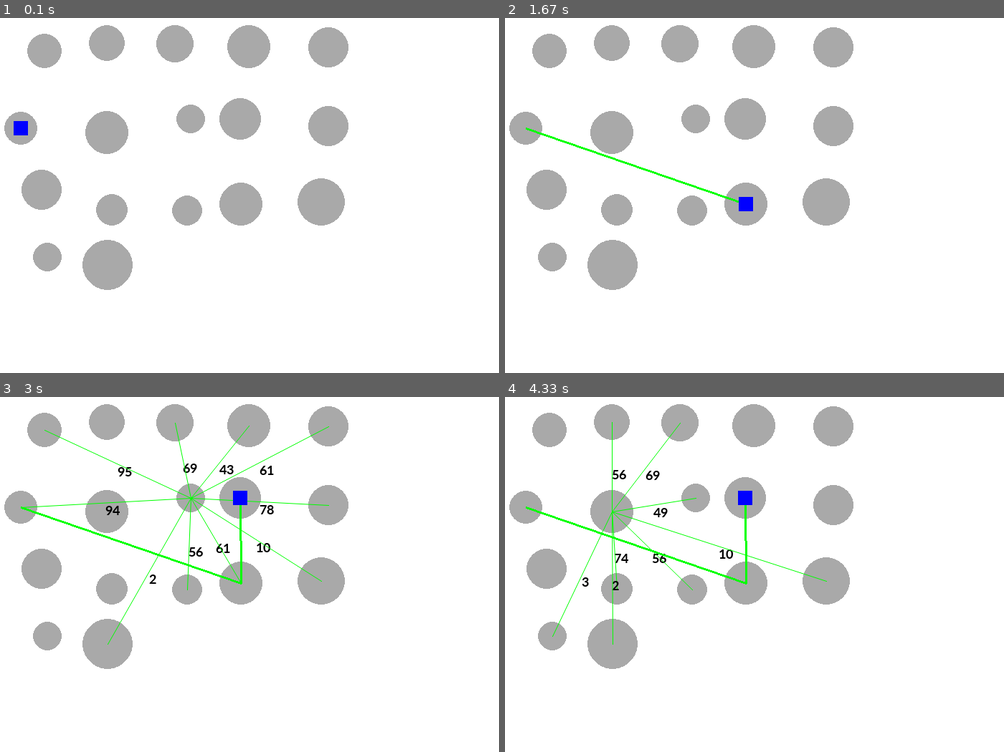
Above: before the commit, frames 1-4 (two rows, left to right).
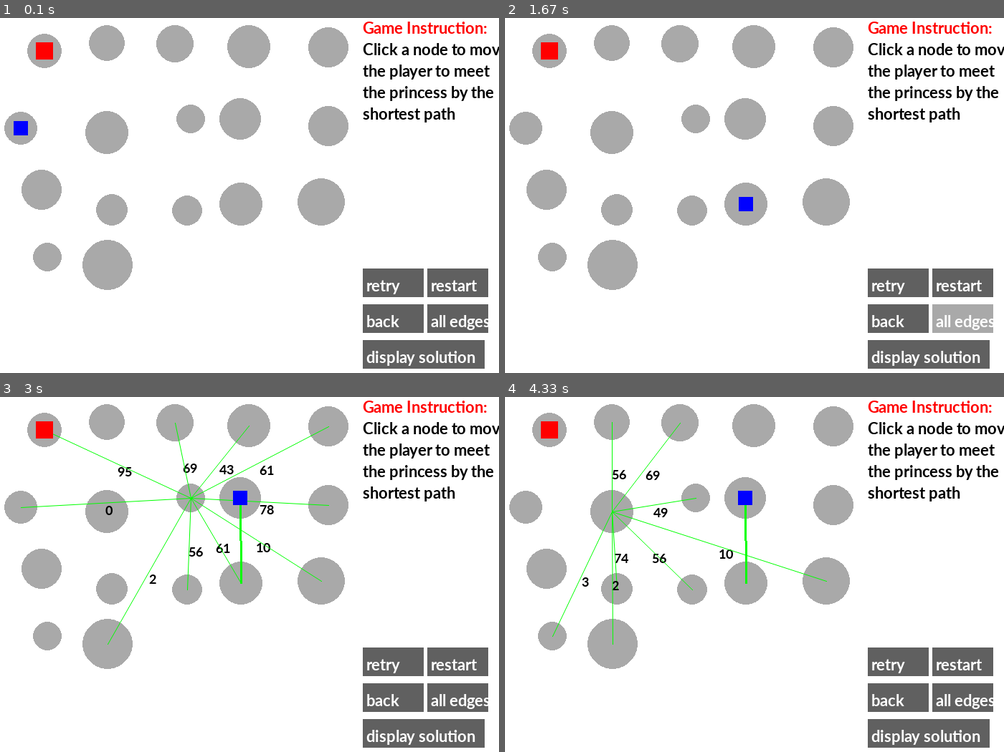
Above: after the commit, the same moments.

Repository: Vincent-lau/pygame_project
Game: pygame game, started from edu_game.py
Same seed, same stepped clock (60 frames per second), same inputs: the game is played once before the commit and once after it.
Inputs (mouse positions are in pixels of both pictures, inside the frame that each line leads up to):
- Up to frame 1 (0.1 s): no input
- Up to frame 2 (1.67 s): click (899, 284) at 0.38 s, where only the run after the commit has a clickable "retry"; click (754, 220) at 0.72 s; click (599, 142) at 1.05 s; click (934, 323) at 1.38 s
- Up to frame 3 (3 s): click (259, 457) at 1.72 s; click (109, 645) at 2.05 s; click (229, 514) at 2.38 s; click (174, 503) at 2.72 s
- Up to frame 4 (4.33 s): click (884, 546) at 3.05 s; click (834, 503) at 3.38 s; click (859, 514) at 3.72 s; click (604, 507) at 4.05 s

The runs differ from the first frame. In frame 1, 7.3% of the frame differs, in the area x 7-100%, y 1-99%; in frame 2, 7.6%; in frame 3, 7.6%, in the area x 4-100%, y 1-99%; in frame 4, 7.6%.

Commit message:
Dijkstra's

Diff:
--- a/edu_game.py
+++ b/edu_game.py
@@ -2,6 +2,7 @@
 import random
 import copy
 import math
+import queue
 
 
 BLACK = (0, 0, 0)
@@ -25,7 +26,8 @@
         super().__init__()
         self.image=pg.Surface(size)
         self.oriPos=pos
-        self.rect=self.image.get_rect(topleft=pos)
+        self.rect=self.image.get_rect(topleft=[pos[0]-size[0]/2,pos[1]-size[1]/2])
+        # pos parameter will be the centre of the shape
         self.image.fill(color)
         self.oriCor=copy.deepcopy(cor) # any oriCor must use deepcopy
         self.cor=cor    # cor[0] is the row number and cor[1] is the column number
@@ -110,9 +112,7 @@
 class Level(object):
     def __init__(self):
         self.solution=-1
-        self.retryButton=Button([500+10,400+10],[70,40],GREY,"retry")
-        self.restartButton=Button([600+10,400+10],[70,40],GREY,"restart")
-        self.solutionButton=Button([500+10,450+10],[170,30],GREY,"display solution")
+
 
     def initialise(self):
         pass
@@ -144,6 +144,9 @@
 
     def __init__(self):
         super().__init__()
+        self.retryButton = Button([screenSize[1] + 10, 400 + 10], [70, 40], GREY, "retry")
+        self.restartButton = Button([600 + 10, 400 + 10], [70, 40], GREY, "restart")
+        self.solutionButton = Button([500 + 10, 450 + 10], [170, 30], GREY, "display solution")
         self.myPlayer=Player1([0,0],[0,0],[0,0],BLACK)
         self.solution_list=[]   # records each step taken in the optimum solution
 
@@ -188,13 +191,12 @@
                 elif Level1.maze[i][j] == 2:
                     size = [sideLength * 0.4,
                             sideLength * 0.4]  # the size of the player will make up two fifths of a tile
-                    self.myPlayer = Player1((t.get_centre()[0] - size[0] /2,  + t.get_centre()[1] - size[1]/2), [i, j],
-                                      size, BLUE)  # player is centred
+                    self.myPlayer = Player1(t.get_centre(), [i, j],size, BLUE)  # player is centred
                     all_sprites_group.add(self.myPlayer)
 
                 elif Level1.maze[i][j] == 3:
                     size = [sideLength * 0.4, sideLength * 0.4]
-                    princess = NPC((t.get_centre()[0] - size[0] /2,  + t.get_centre()[1] - size[1]/2), [i,j],size,RED)
+                    princess = NPC(t.get_centre(), [i,j],size,RED)
                     all_sprites_group.add(princess)
                     Level1.princessCor = [i, j]
 
@@ -293,6 +295,7 @@
             self.visualise_solution()
 
     def update(self):
+        all_sprites_group.draw(screen)
         self.draw_tiles()
         self.retry()
         self.restart()
@@ -301,6 +304,7 @@
         self.restartButton.update()
         self.solutionButton.update()
         self.display_information()
+
 
 
 class NPC(Character):
@@ -381,6 +385,9 @@
     def get_weight(self):
         return self.weight
 
+    def __lt__(self,other):
+        return self.weight<other.weight
+
 
 class Player2(Character):
     def __init__(self,pos,cor,size,color):
@@ -423,10 +430,22 @@
     graph=[]    # graph is adjacency list where each element is [nodeNum,weight]
     node_list=[]
     visited_node=[]
+    princessCor=0
 
     def __init__(self):
         super().__init__()
         self.myPlayer=Player2([0,0],0,[0,0],BLUE)
+        self.button_list=[]
+        self.retryButton=Button([screenSize[1]+10,350],[85,40],GREY,"retry")
+        self.button_list.append(self.retryButton)
+        self.restartButton=Button([screenSize[1]+100,350],[85,40],GREY,"restart")
+        self.button_list.append(self.restartButton)
+        self.backButton=Button([screenSize[1]+10,400],[85,40],GREY,"back")
+        self.button_list.append(self.backButton)
+        self.allEdgesButton=Button([screenSize[1]+100,400],[85,40],GREY,"all edges")
+        self.button_list.append(self.allEdgesButton)
+        self.solutionButton=Button([screenSize[1]+10,450],[170,40],GREY,"display solution")
+        self.button_list.append(self.solutionButton)
 
     def initialise(self):
         Level2.nNodeNum=random.randrange(3,30)
@@ -470,10 +489,19 @@
                 Level2.graph[i].append(node)
 
         # initialise the player
-        n=Level2.node_list[random.randrange(0, Level2.nNodeNum)]
-        self.myPlayer=Player2([n.get_centre()[0]-minR/2,n.get_centre()[1]-minR/2],n.num,[minR,minR],BLUE)
-        Level2.visited_node.append(n)
+        n1=Level2.node_list[random.randrange(0, Level2.nNodeNum)]
+        self.myPlayer=Player2(n1.get_centre(),n1.num,[minR,minR],BLUE)
+        Level2.visited_node.append(n1)
         all_sprites_group.add(self.myPlayer)
+        while True:
+            n2=Level2.node_list[random.randrange(0,Level2.nNodeNum)]
+            if n2.num!=n1.num:
+                princess=NPC(n2.get_centre(),n2.num,[n2.get_size(),n2.get_size()],RED)
+                all_sprites_group.add(princess)
+                Level2.princessCor=n2.num
+                break
+
+
 
     @staticmethod
     def draw_nodes():
@@ -515,23 +543,68 @@
             screen.blit(font.render(str(n2.weight),True,BLACK),[(p1[0]+p2[0])/2,(p1[1]+p2[1])/2])
             pg.draw.aaline(screen, GREEN, p1,p2)
 
-    def get_solution(self):  # find the optimum solution of a problem
-        pass
+    def get_solution(self,):  # find the optimum solution of a problem
+        visited=[0]*Level2.nNodeNum
+        pq=queue.PriorityQueue()
+        nd=Level2.node_list[self.myPlayer.get_cor()]
+        nd.set_weight(0)
+        pq.put(nd)
+        while not pq.empty():
+            nd=pq.get()
+            print(nd.num,nd.weight)
+            if visited[nd.num]:
+                continue
+            if nd.num == Level2.princessCor:
+                self.solution=nd.weight
+                break
+            visited[nd.num]=1
+            for n in Level2.graph[nd.num]:
+                if visited[n.num]:
+                    continue
+                newNode=copy.deepcopy(n)
+                newNode.set_weight(nd.weight+n.weight)
+                pq.put(newNode)
+        print("solution",self.solution)
 
     def display_information(self):  # display necessary information of the game, such as life, time steps
-        pass
+        # game instruction
+        gameInstruction = []
+        gameInstruction.append(font.render("Game Instruction:", True, RED))
+        gameInstruction.append(font.render("Click a node to move", True, BLACK))
+        gameInstruction.append(font.render("the player to meet", True, BLACK))
+        gameInstruction.append(font.render("the princess by the", True, BLACK))
+        gameInstruction.append(font.render("shortest path", True, BLACK))
+        for i in range(len(gameInstruction)):
+            screen.blit(gameInstruction[i], [500 + 10, i * 30])
+
+        # game information
+        # if self.myPlayer.get_cor() == Level2.princessCor and self.myPlayer.get_time() == self.solution:
+        #     screen.blit(font.render("You Win!", True, RED), [500 + 10, 200 + 10])
+        #     screen.blit(font.render("Congratulations", True, RED), [500 + 10, 200 + 10 + 30])
+        # elif self.myPlayer.get_cor() == Level1.princessCor:
+        #     screen.blit(font.render("Well done!", True, RED), [500 + 10, 200 + 10])
+        #     screen.blit(font.render("Try to do it with", True, RED), [500 + 10, 200 + 10 + 30])
+        #     screen.blit(font.render("fewer moves", True, RED), [500 + 10, 200 + 10 + 30 * 2])
+        #
+        # screen.blit(font.render("steps taken: " + str(self.myPlayer.get_time()), True, BLACK), [500 + 10, 300 + 10])
+        # screen.blit(font.render("steps required: " + str(self.solution), True, BLACK), [500 + 10, 300 + 10 + 30])
 
     def restart(self):  # start the game again
-        pass
+        if self.restartButton.isPressed():
+            Level2.graph=[]
+            Level2.node_list=[]
+            Level2.visited_node=[]
+            self.pre_update()
 
     def retry(self):  # reset the game while keeping the map the same
-
-        Level2.visited_node=[]
-        self.myPlayer.reset()
+        if self.retryButton.isPressed():
+            Level2.visited_node=[]
+            self.myPlayer.reset()
 
 
     def pre_update(self):  # pre_update will run outside the main program loop
         self.initialise()
+        self.get_solution()
         # print("node num",Level2.nNodeNum)
         # for i in range(Level2.nNodeNum):
         #     for j in range(len(Level2.graph[i])):
@@ -542,6 +615,10 @@
         self.draw_nodes()
         self.draw_edges()
         self.draw_visited_edges()
+        for b in self.button_list:
+            b.update()
+        self.retry()
+        self.display_information()
         all_sprites_group.draw(screen)
 
 
@@ -561,7 +638,6 @@
 
 
     screen.fill(WHITE)
-    all_sprites_group.draw(screen)
     curLevel.update()   # this line must be after the group draw code
 
 
